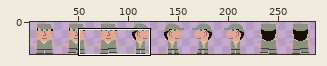
File history of a sprite sheet, assets/sprites/attackers/Roger.png. The picture above shows the old version from afar; the outline marks the close-up.
Close-up. The starting point:
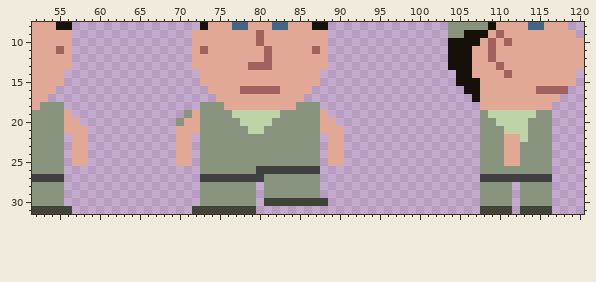
The file is 288x32 pixels. Shown: x 52..120, y 8..31. The wide view leaves out empty margins. The commit also changed other parts of the picture, which this record leaves out.
After:
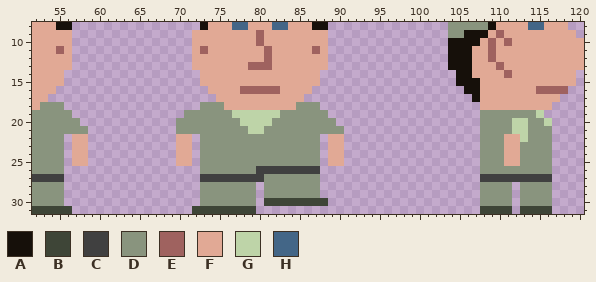
Palette (. is transparent): A #16100a  B #3e4537  C #404040  D #89947e  E #9f625f  F #e1a995  G #bed4a8  H #436687
Changes in this commit:
@@ x 52..120 @@
 18 FDDD.................DDDFFFFFFFFFDDD....................FFFFFFFFF....
-19 DDDDF..............DFDDDDGGGGGGDDDDDF...................DGGGGGGDD....
-20 DDDDFF............DFFDDDDDGGGGDDDDDDFF..................DDGGGGDDD....
-21 DDDDFFF...........FFFDDDDDDGGDDDDDDDFFF.................DDDGGGDDD....
+19 DDDDD..............DDDDDDGGGGGGDDDDDD...................DDDDDDDG.....
+20 DDDDDD............DDDDDDDDGGGGDDDDDDDD..................DDDDGGDDG....
+21 DDDDDDD...........DDDDDDDDDGGDDDDDDDDDD.................DDDDGGDDD....
 22 DDDD.FF...........FF.DDDDDDDDDDDDDDD.FF.................DDDFFGDDD....
Boxes around the changes in both close-ups, in picture pixels (x1, y1, x2, y2):
changed: (64, 110, 88, 134)
changed: (176, 110, 200, 134)
changed: (320, 110, 344, 134)
changed: (488, 110, 552, 134)
